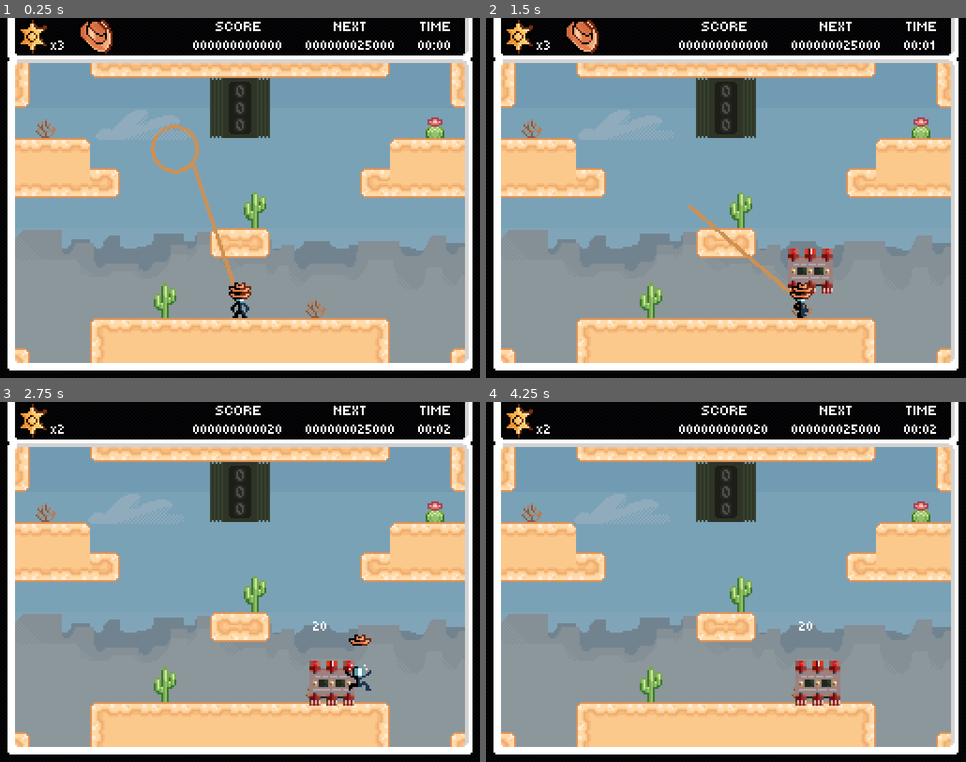
Above: before the commit, frames 1-4 (two rows, left to right).
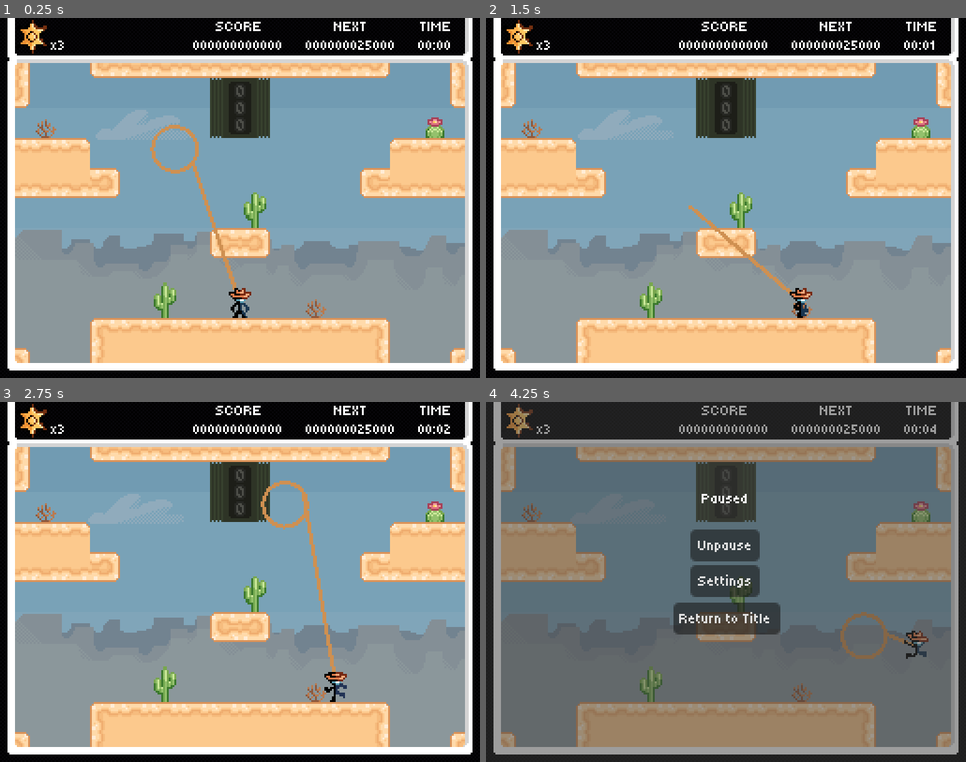
Above: after the commit, the same moments.

Repository: Jcodefox/GMTK-2025
Game: Godot game, scene res://scenes/topscenes/gameplay_topscene.tscn
Same seed, same stepped clock (60 frames per second), same inputs: the game is played once before the commit and once after it. This scene is started directly instead of the project's main scene.
Inputs (mouse positions are in pixels of both pictures, inside the frame that each line leads up to):
- Up to frame 1 (0.25 s): no input
- Up to frame 2 (1.5 s): move the mouse to (831, 180) at 0.52 s; hold Shift (lasso_bind) 0.53-1.28 s; hold D (move_right) from 0.53 s (still down); tap Space (move_jump) at 0.77 s; move the mouse to (630, 216) at 1.27 s; click (630, 216) at 1.35 s
- Up to frame 3 (2.75 s): tap Space (move_jump) at 1.52 s; move the mouse to (288, 502) at 2.02 s; release D (move_right) at 2.03 s; hold A (move_left) from 2.03 s (still down); hold Shift (lasso_bind) from 2.03 s (still down)
- Up to frame 4 (4.25 s): move the mouse to (702, 654) at 2.77 s; release A (move_left) at 2.78 s; release Shift (lasso_bind) at 2.78 s; hold D (move_right) from 2.78 s (still down); click (702, 654) at 2.85 s; tap Space (move_jump) at 3.02, 3.77 s; move the mouse to (870, 636) at 3.52 s; hold Shift (lasso_bind) from 3.53 s (still down); tap Escape (pause) at 4.15 s

The runs differ from the first frame. In frame 1, 0.5% of the frame differs, in the area x 16-53%, y 0-77%; in frame 2, 1.3%; in frame 3, 2.0%; in frame 4, 98%, in the area x 0-100%, y 0-100%.

Commit message:
Add menu sounds

Diff:
--- a/scenes/prefabs/pause_menu.tscn
+++ b/scenes/prefabs/pause_menu.tscn
@@ -1,7 +1,9 @@
-[gd_scene load_steps=4 format=3 uid="uid://sc0fuu7hh41j"]
+[gd_scene load_steps=6 format=3 uid="uid://sc0fuu7hh41j"]
 
 [ext_resource type="Script" uid="uid://c80ilhfngah3s" path="res://scripts/prefabs/pause_menu.gd" id="1_eg4qb"]
 [ext_resource type="Theme" uid="uid://bk5ddumg2jusp" path="res://assets/style/text.tres" id="1_fwcej"]
+[ext_resource type="AudioStream" uid="uid://blveh5u5oiwbk" path="res://assets/sounds/menuclick.wav" id="2_tnw7q"]
+[ext_resource type="AudioStream" uid="uid://2emp23rwwo52" path="res://assets/sounds/menuhover.wav" id="3_0w8p4"]
 [ext_resource type="PackedScene" uid="uid://bfpuy0l00qc7x" path="res://scenes/prefabs/settings.tscn" id="3_03xv0"]
 
 [node name="PauseMenu" type="Control"]
@@ -11,6 +13,8 @@
 offset_right = 256.0
 offset_bottom = 192.0
 script = ExtResource("1_eg4qb")
+click_sound_fx = ExtResource("2_tnw7q")
+hover_sound_fx = ExtResource("3_0w8p4")
 
 [node name="ColorRect" type="ColorRect" parent="."]
 layout_mode = 1
@@ -88,6 +92,13 @@
 layout_mode = 1
 other_to_make_visible = NodePath("../Buttons")
 
+[node name="AudioStreamPlayer" type="AudioStreamPlayer" parent="."]
+volume_db = -8.0
+bus = &"SFX"
+
+[connection signal="mouse_entered" from="Buttons/Unpause" to="." method="hover_sound"]
 [connection signal="pressed" from="Buttons/Unpause" to="." method="_on_unpause_pressed"]
+[connection signal="mouse_entered" from="Buttons/Settings" to="." method="hover_sound"]
 [connection signal="pressed" from="Buttons/Settings" to="." method="_on_settings_pressed"]
+[connection signal="mouse_entered" from="Buttons/Title" to="." method="hover_sound"]
 [connection signal="pressed" from="Buttons/Title" to="." method="_on_title_pressed"]
--- a/scenes/prefabs/settings.tscn
+++ b/scenes/prefabs/settings.tscn
@@ -52,3 +52,9 @@
 theme = ExtResource("1_4npkp")
 text = "Back"
 metadata/_edit_use_anchors_ = true
+
+[connection signal="mouse_entered" from="VBoxContainer/Music" to="." method="hover_sound"]
+[connection signal="mouse_entered" from="VBoxContainer/SFX" to="." method="hover_sound"]
+[connection signal="mouse_entered" from="VBoxContainer/FlickeringDisable" to="." method="hover_sound"]
+[connection signal="mouse_entered" from="VBoxContainer/KeybindGrowLasso" to="." method="hover_sound"]
+[connection signal="mouse_entered" from="VBoxContainer/Back" to="." method="hover_sound"]
--- a/scenes/topscenes/gameplay_topscene.tscn
+++ b/scenes/topscenes/gameplay_topscene.tscn
@@ -14,7 +14,6 @@
 [ext_resource type="PackedScene" uid="uid://dp7poqfx4r2a5" path="res://scenes/prefabs/enemies/bubble.tscn" id="11_df8f4"]
 [ext_resource type="Texture2D" uid="uid://uyedc1kk76dd" path="res://assets/art/terrain/background_all_together.png" id="12_iube2"]
 [ext_resource type="PackedScene" uid="uid://djbc7o2rxjwwu" path="res://scenes/prefabs/enemies/tumbleweed.tscn" id="14_81lo5"]
-[ext_resource type="PackedScene" uid="uid://g7vgngxiauf4" path="res://scenes/prefabs/enemies/express_bot.tscn" id="15_7wfbg"]
 
 [node name="GameplayTopscene" type="Node2D"]
 
@@ -91,6 +90,3 @@
 position = Vector2(-38, 147)
 spawn_points = Array[Vector2]([Vector2(2, 128), Vector2(254, 128)])
 spawn_move_left = Array[bool]([false, true])
-
-[node name="ExpressBot" parent="." instance=ExtResource("15_7wfbg")]
-position = Vector2(201, 123)
--- a/scenes/topscenes/title_topscene.tscn
+++ b/scenes/topscenes/title_topscene.tscn
@@ -1,10 +1,12 @@
-[gd_scene load_steps=11 format=3 uid="uid://bwd23iblylkty"]
+[gd_scene load_steps=13 format=3 uid="uid://bwd23iblylkty"]
 
 [ext_resource type="Script" uid="uid://2jgx211gio68" path="res://scripts/prefabs/title_topscene.gd" id="1_gbtve"]
 [ext_resource type="Theme" uid="uid://bk5ddumg2jusp" path="res://assets/style/text.tres" id="1_yqnk8"]
+[ext_resource type="AudioStream" uid="uid://blveh5u5oiwbk" path="res://assets/sounds/menuclick.wav" id="2_6b4kk"]
 [ext_resource type="Texture2D" uid="uid://uyedc1kk76dd" path="res://assets/art/terrain/background_all_together.png" id="2_ldj3o"]
 [ext_resource type="Texture2D" uid="uid://bwx4duhuh37jy" path="res://assets/art/terrain/cloud 1.png" id="2_w03pc"]
-[ext_resource type="Script" uid="uid://do14ocxpjhslc" path="res://scripts/credits.gd" id="3_68jhd"]
+[ext_resource type="AudioStream" uid="uid://2emp23rwwo52" path="res://assets/sounds/menuhover.wav" id="3_5v4bm"]
+[ext_resource type="Script" path="res://scripts/credits.gd" id="3_68jhd"]
 [ext_resource type="Script" uid="uid://cbsnpfn5tcbcj" path="res://scripts/prefabs/cloud.gd" id="3_ldj3o"]
 [ext_resource type="Texture2D" uid="uid://cwak838kpjbeg" path="res://assets/art/terrain/cloud 2.png" id="4_24bie"]
 [ext_resource type="SpriteFrames" uid="uid://bf6o51up71rto" path="res://assets/art/player/player_sprite_frames.tres" id="4_org65"]
@@ -19,6 +21,8 @@
 grow_horizontal = 2
 grow_vertical = 2
 script = ExtResource("1_gbtve")
+click_sound_fx = ExtResource("2_6b4kk")
+hover_sound_fx = ExtResource("3_5v4bm")
 
 [node name="Buttons" type="Control" parent="."]
 anchors_preset = 0
@@ -334,4 +338,13 @@
 "
 metadata/_edit_use_anchors_ = true
 
+[node name="AudioStreamPlayer" type="AudioStreamPlayer" parent="."]
+volume_db = -8.0
+bus = &"SFX"
+
+[connection signal="mouse_entered" from="Buttons/Start" to="." method="hover_sound"]
+[connection signal="mouse_entered" from="Buttons/Settings" to="." method="hover_sound"]
+[connection signal="mouse_entered" from="Buttons/Credits" to="." method="hover_sound"]
+[connection signal="mouse_entered" from="Buttons/Quit" to="." method="hover_sound"]
 [connection signal="meta_clicked" from="Credits/CreditsText" to="Credits/CreditsText" method="_on_meta_clicked"]
+[connection signal="mouse_entered" from="Credits/Back" to="." method="hover_sound"]
--- a/scripts/prefabs/enemy/express_bot.gd
+++ b/scripts/prefabs/enemy/express_bot.gd
@@ -97,9 +97,9 @@
 	particle_velocities[0] = Vector2.from_angle(randf_range(0, TAU)) * particle_explosion_force
 	particle_velocities[1] = Vector2.from_angle(randf_range(0, TAU)) * particle_explosion_force
 	particle_velocities[2] = Vector2.from_angle(randf_range(0, TAU)) * particle_explosion_force
-	particle_velocities[0].y -= 50
-	particle_velocities[1].y -= 50
-	particle_velocities[2].y -= 50
+	particle_velocities[0].y -= 200
+	particle_velocities[1].y -= 200
+	particle_velocities[2].y -= 200
 	$ExpressbotFragments1.position = Vector2.ZERO
 	$ExpressbotFragments2.position = Vector2.ZERO
 	$ExpressbotFragments3.position = Vector2.ZERO
--- a/scripts/prefabs/pause_menu.gd
+++ b/scripts/prefabs/pause_menu.gd
@@ -1,4 +1,7 @@
 extends Control
+
+@export var click_sound_fx: AudioStream
+@export var hover_sound_fx: AudioStream
 
 var held_down = false
 
@@ -7,20 +10,31 @@
 		return
 	if (event.is_action_pressed("pause")):
 		if (visible):
-			hide();
-			get_tree().paused = false;
+			hide()
+			get_tree().paused = false
 		else:
-			show();
-			get_tree().paused = true;
+			show()
+			get_tree().paused = true
 
 func _on_unpause_pressed() -> void:
-	hide();
-	get_tree().paused = false;
+	hide()
+	get_tree().paused = false
+	click_sound()
 
 func _on_title_pressed() -> void:
-	get_tree().paused = false;
-	get_tree().change_scene_to_packed(Globals.title_topscene);
+	get_tree().paused = false
+	get_tree().change_scene_to_packed(Globals.title_topscene)
+	click_sound()
 
 func _on_settings_pressed() -> void:
 	$Settings.show()
 	$Buttons.hide()
+	click_sound()
+
+func click_sound() -> void:
+	$AudioStreamPlayer.stream = click_sound_fx
+	$AudioStreamPlayer.play()
+
+func hover_sound() -> void:
+	$AudioStreamPlayer.stream = hover_sound_fx
+	$AudioStreamPlayer.play()
--- a/scripts/prefabs/player_v2.gd
+++ b/scripts/prefabs/player_v2.gd
@@ -30,7 +30,7 @@
 
 var i_frame_time: float = 0
 
-var extra_health: int = 1
+var extra_health: int = 0
 
 var max_extra_jumps: int = 0
 var extra_jumps_left: int = 0
--- a/scripts/prefabs/settings.gd
+++ b/scripts/prefabs/settings.gd
@@ -1,6 +1,10 @@
 extends Control
 
 @export var other_to_make_visible: Node = null
+
+@onready var parent_control: Control = get_parent()
+
+var timeout: float = 0.4
 
 func _ready() -> void:
 	$VBoxContainer/Back.pressed.connect(_back)
@@ -10,7 +14,9 @@
 	$VBoxContainer/FlickeringDisable.toggled.connect(_toggle_flicker)
 	$VBoxContainer/KeybindGrowLasso.toggled.connect(_toggle_lasso_keybind)
 
-func _process(_delta: float) -> void:
+func _process(delta: float) -> void:
+	timeout -= delta
+	timeout = max(timeout, 0.0)
 	$VBoxContainer/SFX.button_pressed = Globals.sfx
 	$VBoxContainer/Music.button_pressed = Globals.music
 	$VBoxContainer/FlickeringDisable.button_pressed = not Globals.do_things_flicker
@@ -20,19 +26,33 @@
 	self.visible = false
 	if other_to_make_visible != null:
 		other_to_make_visible.visible = true
+	if parent_control:
+		parent_control.click_sound()
 
 func _toggle_music(val: bool) -> void:
+	if parent_control and Globals.music != val and timeout <= 0.0:
+		parent_control.click_sound()
 	Globals.music = val
 	Globals.save_high_score()
 
 func _toggle_sfx(val: bool) -> void:
+	if parent_control and Globals.sfx != val and timeout <= 0.0:
+		parent_control.click_sound()
 	Globals.sfx = val
 	Globals.save_high_score()
 
 func _toggle_flicker(val: bool) -> void:
+	if parent_control and Globals.do_things_flicker == val and timeout <= 0.0:
+		parent_control.click_sound()
 	Globals.do_things_flicker = not val
 	Globals.save_high_score()
 
 func _toggle_lasso_keybind(val: bool) -> void:
 	Globals.lasso_keybind = val
 	Globals.save_high_score()
+	if parent_control and timeout <= 0.0:
+		parent_control.click_sound()
+
+func hover_sound() -> void:
+	if parent_control and timeout <= 0.0:
+		parent_control.hover_sound()
--- a/scripts/prefabs/title_topscene.gd
+++ b/scripts/prefabs/title_topscene.gd
@@ -1,4 +1,7 @@
 extends Control
+
+@export var click_sound_fx: AudioStream
+@export var hover_sound_fx: AudioStream
 
 @onready var gameplay_topscene : PackedScene = load("res://scenes/topscenes/gameplay_topscene.tscn");
 
@@ -14,18 +17,35 @@
 func _on_start_pressed() -> void:
 	get_tree().change_scene_to_packed(gameplay_topscene);
 	Globals.reset_game(false)
+	click_sound()
 
 func _on_settings_pressed() -> void:
 	$Buttons.hide()
 	$Settings.show()
+	click_sound()
 
 func _on_credits_pressed() -> void:
-	$Buttons.hide();
-	$Credits.show();
+	$Buttons.hide()
+	$Credits.show()
+	click_sound()
 
 func _on_back_pressed() -> void:
-	$Buttons.show();
-	$Credits.hide();
+	$Buttons.show()
+	$Credits.hide()
+	click_sound()
 
 func _on_quit_pressed() -> void:
 	get_tree().quit()
+	click_sound()
+
+func click_sound() -> void:
+	if not is_inside_tree():
+		return
+	$AudioStreamPlayer.stream = click_sound_fx
+	$AudioStreamPlayer.play()
+
+func hover_sound() -> void:
+	if not is_inside_tree():
+		return
+	$AudioStreamPlayer.stream = hover_sound_fx
+	$AudioStreamPlayer.play()
Not shown, added: assets/sounds/menuclick.wav.import
Not shown, added: assets/sounds/menuhover.wav.import
Not shown: 1 places in scenes/topscenes/gameplay_topscene.tscn that only renumber resources
Not shown, added: assets/sounds/menuclick.wav
Not shown, added: assets/sounds/menuhover.wav
